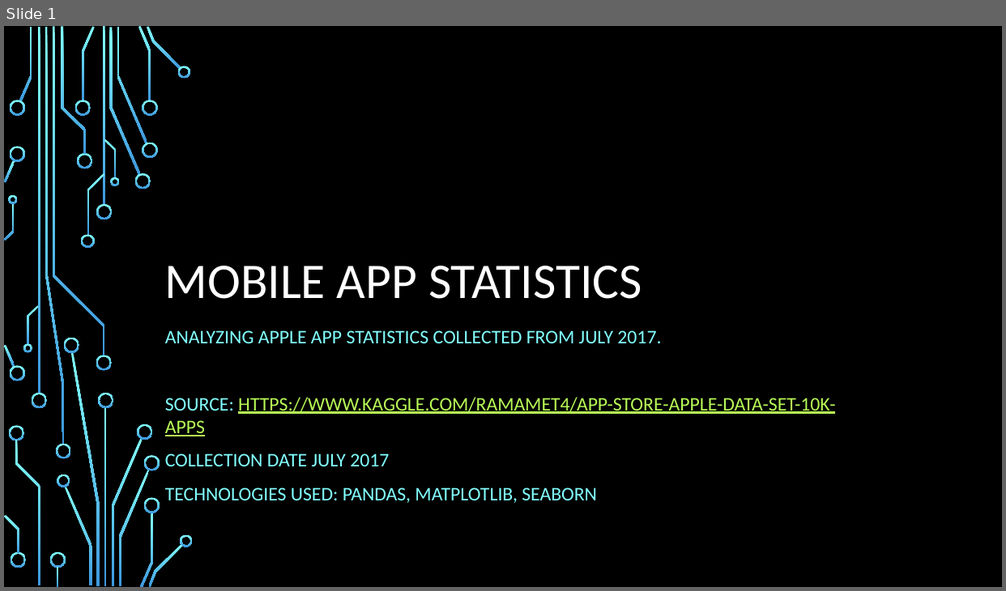
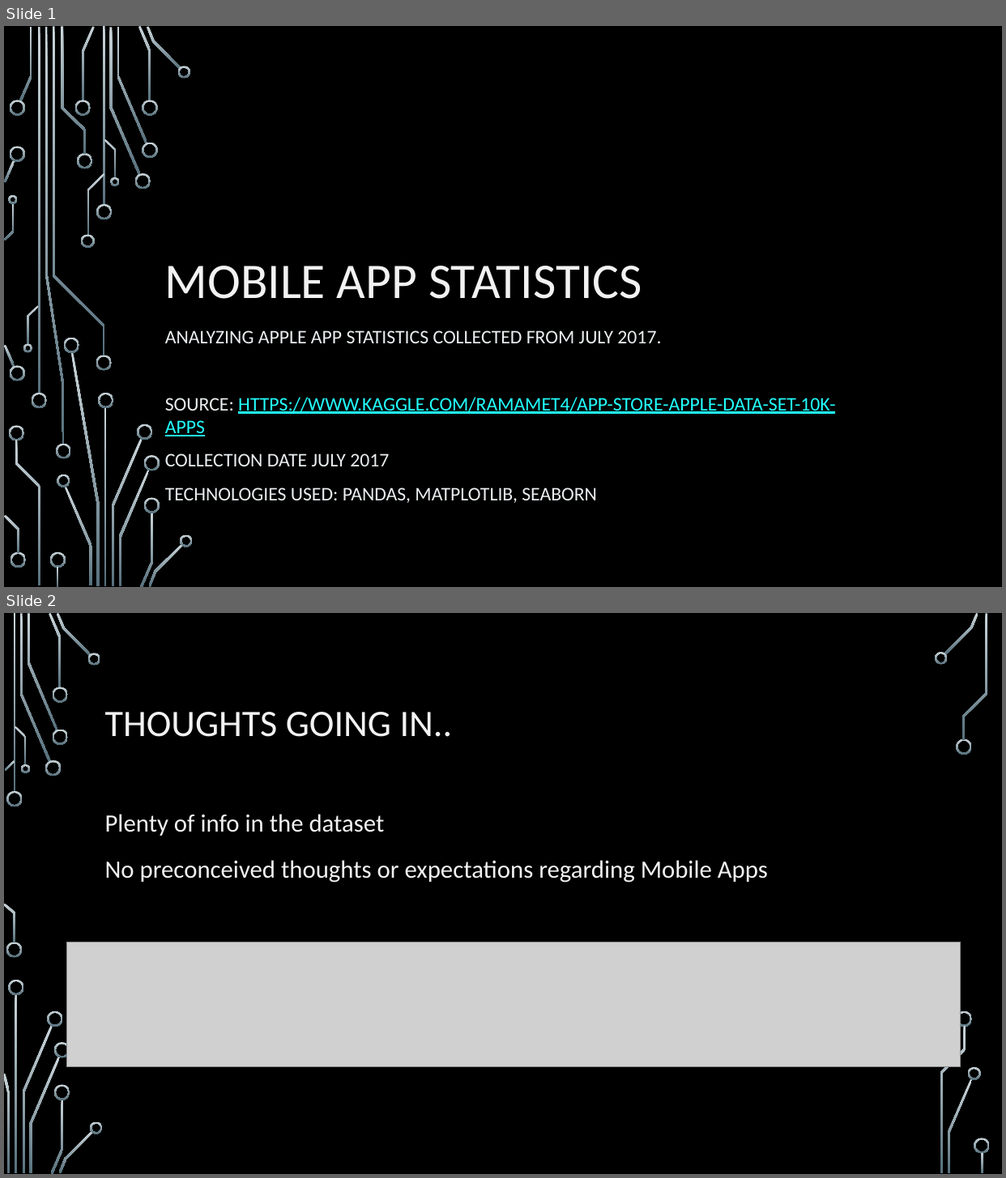
Before and after one commit to EmpressBelless/AppleDataSet, a slide deck: AppleApps2017.pptx. Shown one above the other, each under a label of ours: slide 1 before the commit, slides 1 and 2 after it. The pictures are 1006x591 and 1006x1178 pixels, drawn with LibreOffice and Linux fonts; fonts in the diff are those of the drawing; grey boxes stand for pictures; background and template pictures are left out. Boxes give left, top, right and bottom in pixels: in the first picture for what was removed or moved away, otherwise in the second. Text is boxed around its words. In the diff, an @@ line names an element or a change of style, - is before the commit and + after.

```diff
--- a/AppleApps2017.pptx
+++ b/AppleApps2017.pptx
@@ slide 2 added at box(4, 613, 1002, 1174), background picture (left out) @@
@@ title added at box(105, 712, 453, 737), 36 pt, text #F2F2F2 @@
+THOUGHTS GOING IN..
@@ text added at box(105, 814, 768, 883), 24 pt, text #F2F2F2 @@
+Plenty of info in the dataset
+No preconceived thoughts or expectations regarding Mobile Apps
@@ picture added at box(67, 943, 961, 1067) @@
@@ group added at box(4, 613, 990, 1174): 33 freeform shapes, 3 rectangles @@
@@ slide 1 changed as well @@
@@ fill gradient #82FFFF to #3D97DE to gradient #CAD5DA to #56707C in 54 elements at box(96, 204, 112, 220), box(96, 356, 112, 371), box(38, 27, 40, 394), box(31, 393, 47, 408), box(19, 27, 32, 101), box(109, 28, 140, 175), box(135, 173, 151, 189), box(117, 27, 147, 143), box(138, 26, 151, 101), box(142, 142, 157, 158), box(142, 100, 157, 116), box(147, 27, 181, 70), box(177, 66, 191, 78), box(82, 27, 95, 101), box(75, 100, 91, 116), box(77, 153, 92, 169), box(65, 486, 92, 586), box(57, 475, 70, 487), box(9, 100, 25, 116), box(4, 345, 15, 367), box(9, 366, 25, 382), box(4, 160, 15, 183), box(9, 147, 25, 162), box(61, 27, 87, 154), box(9, 426, 24, 442), box(15, 440, 40, 585), box(49, 552, 66, 568), box(57, 567, 58, 587), box(10, 552, 26, 568), box(4, 515, 19, 554), box(87, 173, 104, 236), box(81, 235, 95, 248), box(53, 27, 105, 356), box(104, 139, 117, 178), box(110, 177, 119, 186), box(27, 306, 39, 345), box(23, 344, 32, 353), box(5, 203, 14, 240), box(9, 195, 18, 204), box(104, 408, 107, 587), box(112, 438, 143, 586), box(98, 393, 114, 408), box(71, 352, 100, 587), box(64, 337, 79, 353), box(138, 425, 153, 440), box(119, 470, 150, 587), box(140, 513, 153, 587), box(144, 456, 160, 472), box(144, 497, 160, 514), box(148, 544, 183, 587), box(180, 535, 193, 547), box(45, 27, 65, 445), box(56, 444, 70, 459), box(103, 27, 105, 206) @@
@@ title "MOBILE APP STATISTICS" at box(165, 266, 642, 299): text colour #FFFFFF to #F2F2F2 @@
@@ subtitle "ANALYZING APPLE APP STATISTICS COLLECTED ..." at box(165, 331, 835, 503): text colour #82FFFF to #EAEEF0 in "ANALYZING APPLE APP STATISTICS COLLECTED FROM JULY ...", "SOURCE:", "COLLECTION DATE JULY 2017", "TECHNOLOGIES USED: PANDAS, MATPLOTLIB, SEABORN"; text colour #B8FA56 to #22FFFF in "HTTPS://WWW.KAGGLE.COM/RAMAMET4/APP-STORE-APPLE-DATA-SET-10K ..." @@
```
Also in this commit, not shown: 6 other slides changed, 3 other slides added, 10 slides removed, 8 other files.
